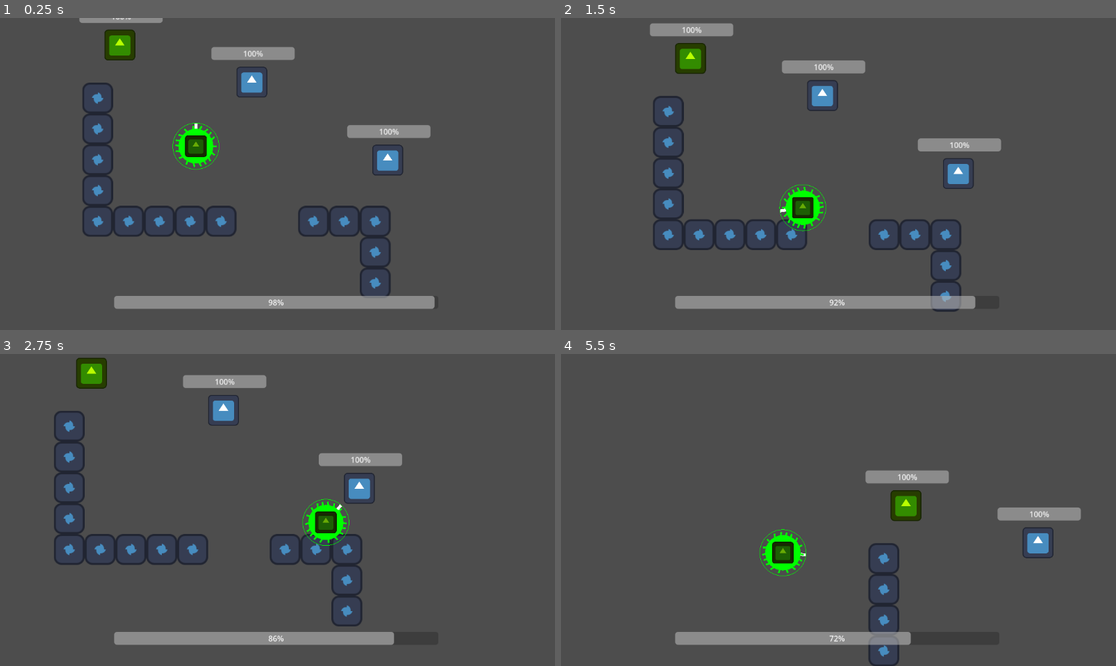
Above: before the commit, frames 1-4 (two rows, left to right).
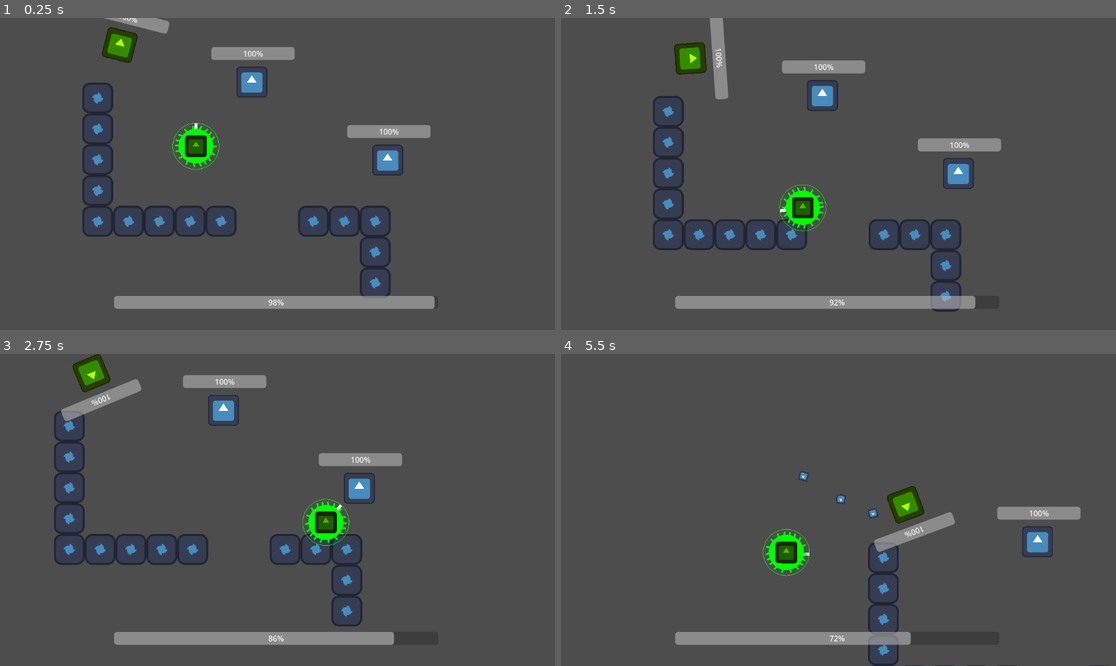
Above: after the commit, the same moments.

Repository: goldchees/wild-jam-83
Game: Godot game, scene res://test.tscn
Two runs of this game, one before a commit and one after it. Both use one fixed random seed, a clock stepped at 60 frames per second and the inputs below. The engine's default icon, where the game draws it, is replaced by a stand-in: a white triangle on a blue panel in a dark square.
Inputs (mouse positions are in pixels of both pictures, inside the frame that each line leads up to):
- Up to frame 1 (0.25 s): no input
- Up to frame 2 (1.5 s): move the mouse to (794, 158) at 0.52 s; hold D (move_right) 0.53-1.28 s; tap Space (action_1) at 0.6 s; move the mouse to (727, 189) at 1.27 s; hold S (move_down) from 1.28 s (still down); tap Q (action_2) at 1.35 s
- Up to frame 3 (2.75 s): move the mouse to (333, 441) at 2.02 s; release S (move_down) at 2.03 s; hold D (move_right) from 2.03 s (still down); tap Space (action_1) at 2.1 s
- Up to frame 4 (5.5 s): move the mouse to (810, 572) at 2.77 s; release D (move_right) at 2.78 s; hold W (move_up) 2.78-3.53 s; tap Q (action_2) at 2.85, 4.35 s; move the mouse to (1005, 556) at 3.52 s; hold A (move_left) 3.53-5.03 s; tap Space (action_1) at 3.6, 5.1 s; move the mouse to (672, 463) at 4.27 s; move the mouse to (866, 510) at 5.02 s; hold S (move_down) from 5.03 s (still down)

The runs differ from the first frame. In frame 1, 0.5% of the frame differs, in the area x 14-31%, y 0-15%; in frame 2, 1.1%; in frame 3, 0.9%; in frame 4, 2.5%, in the area x 35-99%, y 37-100%.

Commit message:
Guard AI Update 2

Diff:
--- a/scenes/enemy_guard.tscn
+++ b/scenes/enemy_guard.tscn
@@ -1,11 +1,10 @@
-[gd_scene load_steps=11 format=3 uid="uid://l434tuoh7hpu"]
+[gd_scene load_steps=10 format=3 uid="uid://l434tuoh7hpu"]
 
 [ext_resource type="Script" uid="uid://5ydcryb0e0ot" path="res://scripts/enemy_guard.gd" id="1_u00h0"]
 [ext_resource type="Texture2D" uid="uid://8kskkqdaqsal" path="res://assets/icon.svg" id="2_tuvvq"]
 [ext_resource type="Script" uid="uid://2u04mrwnvumn" path="res://scripts/states/state_machine.gd" id="3_tuvvq"]
 [ext_resource type="Script" uid="uid://dntiteq6lwoqq" path="res://scripts/states/guard/guard_idle.gd" id="4_an4mu"]
-[ext_resource type="Script" uid="uid://bjf1syja3qwh" path="res://scripts/states/guard/guard_walk.gd" id="5_qbm0j"]
-[ext_resource type="Script" uid="uid://c7ghx8d6ga15f" path="res://scripts/states/guard/guard_detect.gd" id="6_8yuu7"]
+[ext_resource type="Script" uid="uid://bjf1syja3qwh" path="res://scripts/states/guard/guard_return.gd" id="5_qbm0j"]
 [ext_resource type="Script" uid="uid://c7vf5kjy3hww2" path="res://scripts/states/guard/guard_follow.gd" id="7_ug1xp"]
 [ext_resource type="Script" uid="uid://jgf01duanbfh" path="res://scripts/states/guard/guard_attack.gd" id="8_xge5v"]
 [ext_resource type="PackedScene" uid="uid://5e4iweyo4byj" path="res://scenes/bullet.tscn" id="9_qbm0j"]
@@ -60,11 +59,8 @@
 [node name="Idle" type="Node" parent="StateMachine"]
 script = ExtResource("4_an4mu")
 
-[node name="Walk" type="Node" parent="StateMachine"]
+[node name="Return" type="Node" parent="StateMachine"]
 script = ExtResource("5_qbm0j")
-
-[node name="Detect" type="Node" parent="StateMachine"]
-script = ExtResource("6_8yuu7")
 
 [node name="Follow" type="Node" parent="StateMachine"]
 script = ExtResource("7_ug1xp")
@@ -79,6 +75,6 @@
 [node name="BulletTimer" type="Timer" parent="."]
 unique_name_in_owner = true
 wait_time = 0.5
-autostart = true
+one_shot = true
 
 [connection signal="timeout" from="BulletTimer" to="StateMachine/Attack" method="_on_bullet_timer_timeout"]
--- a/scripts/actor.gd
+++ b/scripts/actor.gd
@@ -6,6 +6,8 @@
 @onready var energy : float = max_energy
 var max_energy : float = 100.0
 var died := false
+
+var is_possessed : bool = false
 
 
 func _process(delta):
--- a/scripts/enemy_guard.gd
+++ b/scripts/enemy_guard.gd
@@ -1,18 +1,27 @@
 class_name Guard
 extends Actor
-
+@export var pathway: PathFollow2D
 @onready var raycast_holder: Node2D = $RaycastHolder
 
-var target : Player = null
+var current_position : Vector2
+var target : Actor = null
 
 func _init() -> void:
 	speed = 200
 
 func _process(delta: float) -> void:
 	super(delta)
+	if self.is_possessed:
+		return
 	raycast_detection()
 
 func raycast_detection() -> void:
 	for raycast : RayCast2D in raycast_holder.get_children():
-		if raycast.is_colliding() and raycast.get_collider() is Player:
-			target = raycast.get_collider()
+		if raycast.is_colliding() and raycast.get_collider() is Actor:
+			var current_actor : Actor = raycast.get_collider()
+			if current_actor.is_possessed or current_actor is Player:
+				target = raycast.get_collider()
+			else:
+				continue
+		else:
+			continue
--- a/scripts/player.gd
+++ b/scripts/player.gd
@@ -101,6 +101,7 @@
 	position = host.position + aim
 	$CollisionShape2D.disabled = false
 	$Sprite2D.visible = true
+	host.is_possessed = false
 	host = self
 	is_possessing = false
 
@@ -114,6 +115,10 @@
 	host.add_child(self)
 	queue_redraw()
 	is_possessing = true
+	if (host == self):
+		host.is_possessed = false
+	else:
+		host.is_possessed = true
 
 func _draw():
 	draw_line(Vector2.ZERO,aim * 48,Color.WHITE, 6.0)
--- a/scripts/states/guard/guard_attack.gd
+++ b/scripts/states/guard/guard_attack.gd
@@ -14,12 +14,12 @@
 		guard.look_at(guard.target.position)
 
 func enter_state(previous_state : String, data := {}) -> void:
-	pass
+	bullet_timer.start(0.0)
 
 func _on_bullet_timer_timeout() -> void:
 	if guard.target != null:
 		var bullet_scene = Bullet.instantiate()
 		get_tree().root.add_child(bullet_scene)
 		bullet_scene.global_transform = bullet_marker.global_transform
-		bullet_timer.wait_time = randf_range(1.0, 2.5)
+		bullet_timer.wait_time = randf_range(0.2, 0.5)
 		bullet_timer.start()
--- a/scripts/states/guard/guard_follow.gd
+++ b/scripts/states/guard/guard_follow.gd
@@ -1,15 +1,27 @@
 extends GuardState
 
-var suspicion : int
+var max_follow_radius_in_pixels: int = 350
+
+
+var suspicion : int = 0
+var lost_trail : int = 0
 
 func handle_input(_event: InputEvent) -> void:
 	pass
 
 func handle_process(_delta: float) -> void:
 	suspicion += 1
+	if guard.global_position.distance_to(guard.target.global_position) > max_follow_radius_in_pixels:
+		print(guard.global_position.distance_to(guard.target.global_position))
+		lost_trail += 1
 
-	if suspicion > 1000:
+	if lost_trail > 3000:
+		state_finished.emit(RETURN)
+		print("EnterReturnState")
+
+	if suspicion > 5000:
 		state_finished.emit(ATTACK)
+		print("EnterAttackState")
 
 func handle_physics_process(delta: float) -> void:
 	guard.look_at(guard.target.position)
@@ -17,5 +29,9 @@
 		guard.global_position = guard.global_position.move_toward(guard.target.global_position, guard.speed * delta)
 		guard.move_and_slide()
 
+
+
 func enter_state(previous_state : String, data := {}) -> void:
+	suspicion = 0
+	lost_trail = 0
 	guard.velocity = Vector2.ZERO
--- a/scripts/states/guard/guard_idle.gd
+++ b/scripts/states/guard/guard_idle.gd
@@ -6,14 +6,20 @@
 func handle_process(_delta: float) -> void:
 	pass
 
-func handle_physics_process(_delta: float) -> void:
+func handle_physics_process(delta: float) -> void:
+	if guard.pathway == null:
+		guard.rotate(1 * delta)
+	else:
+		pass
+	guard.current_position = guard.global_position
+
 	if guard.target != null:
-		if guard.target.is_possessing:
+		if guard.target.is_possessed:
 			state_finished.emit(FOLLOW)
-			print("S")
+			print("EnterFollowState")
 		else:
 			state_finished.emit(ATTACK)
-			print("X")
+			print("EnterAttackState")
 
 func enter_state(previous_state : String, data := {}) -> void:
-	guard.velocity = Vector2.ZERO
+	guard.target = null
--- /dev/null
+++ b/scripts/states/guard/guard_return.gd
@@ -0,0 +1,18 @@
+extends GuardState
+
+func handle_input(_event: InputEvent) -> void:
+	pass
+
+func handle_process(_delta: float) -> void:
+	pass
+
+func handle_physics_process(delta: float) -> void:
+	guard.global_position = guard.global_position.move_toward(guard.current_position, guard.speed * delta)
+	guard.move_and_slide()
+
+	if guard.global_position == guard.current_position:
+		state_finished.emit(IDLE)
+		print("EnterIdleState")
+
+func enter_state(previous_state : String, data := {}) -> void:
+	guard.velocity = Vector2.ZERO
--- a/scripts/states/guard/guard_state.gd
+++ b/scripts/states/guard/guard_state.gd
@@ -1,8 +1,7 @@
 class_name GuardState extends State
 
 const IDLE = "Idle"
-const WALK = "Walk"
-const DETECT = "Detect"
+const RETURN = "Return"
 const FOLLOW = "Follow"
 const ATTACK = "Attack"
 
--- a/scripts/states/guard/guard_walk.gd
+++ /dev/null
@@ -1 +0,0 @@
-extends GuardState
Renamed: scripts/states/guard/guard_walk.gd.uid -> scripts/states/guard/guard_return.gd.uid
